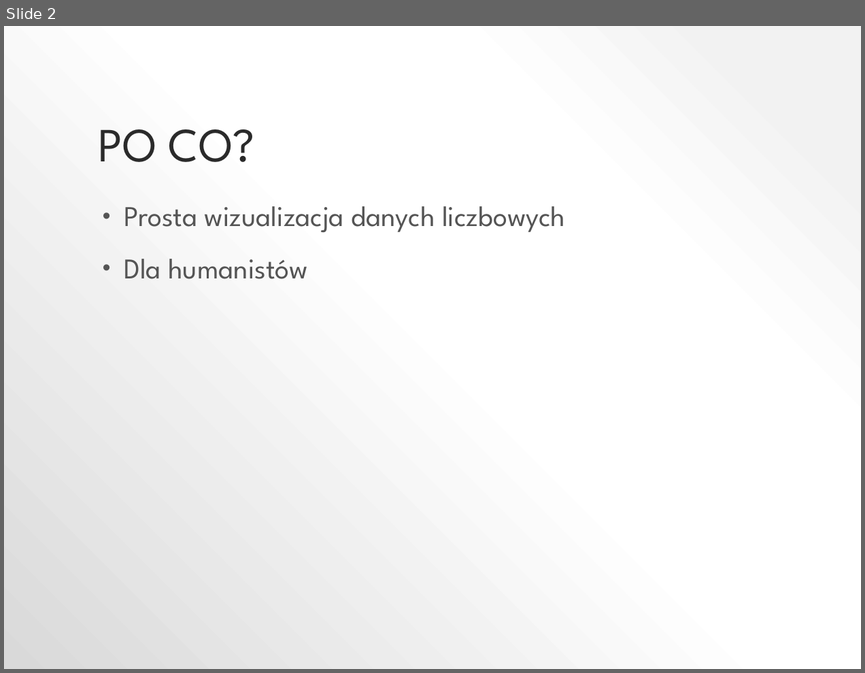
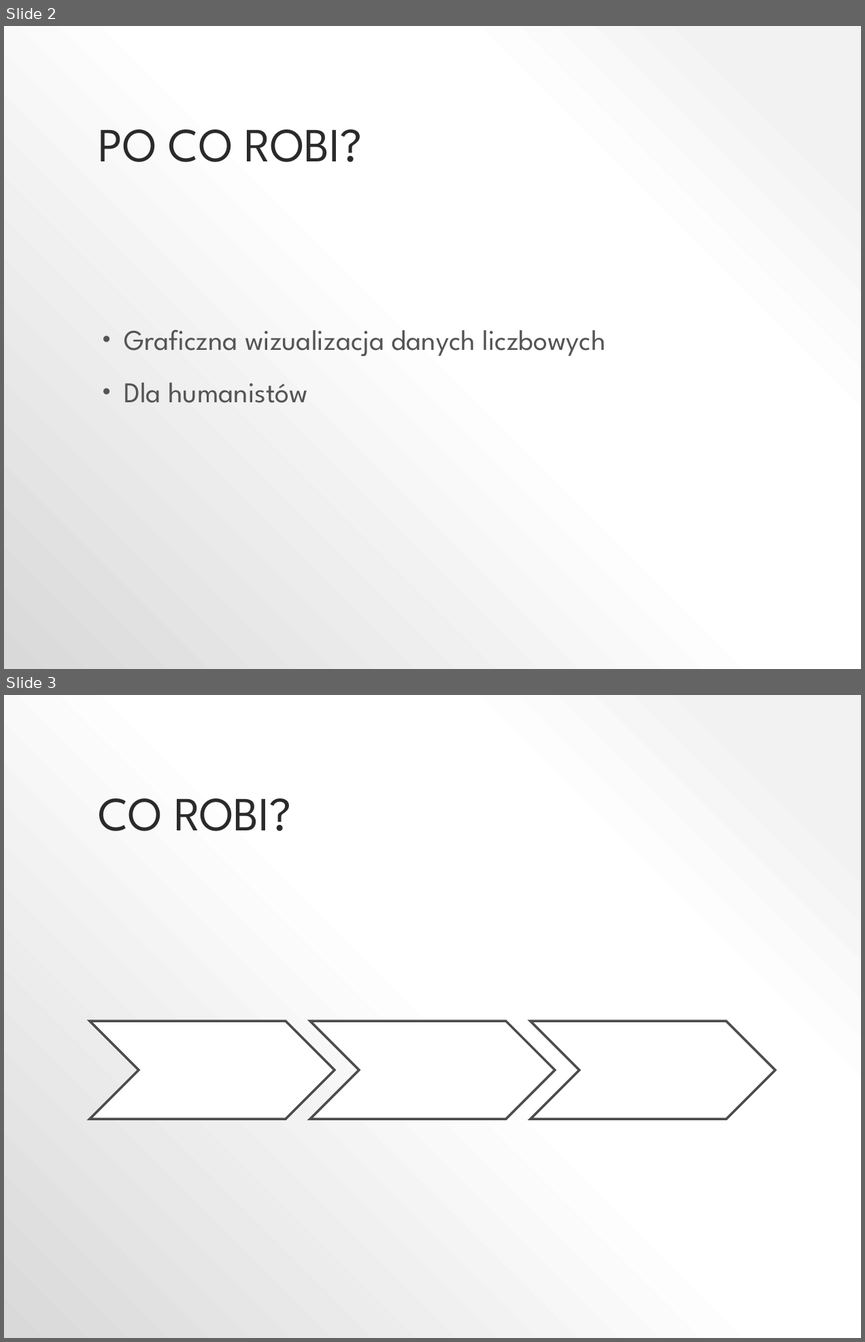
Before and after one commit to Adrian94F/DataDraw, a slide deck: DataDraw.pptx. Shown one above the other, each under a label of ours: slide 2 before the commit, slides 2 and 3 after it. The pictures are 865x673 and 865x1342 pixels, drawn with LibreOffice and Linux fonts; fonts in the diff are those of the drawing. Boxes give left, top, right and bottom in pixels: in the first picture for what was removed or moved away, otherwise in the second. Text is boxed around its words. In the diff, an @@ line names an element or a change of style, - is before the commit and + after.

```diff
--- a/DataDraw.pptx
+++ b/DataDraw.pptx
@@ slide 3 added at (4,695,861,1338), background gradient #F2F2F2 to #FFFFFF to #D9D9D9 @@
@@ title added at (98,798,292,831), 40 pt, text #2A2A2A @@
+CO ROBI?
@@ chevron added at (90,1021,334,1118), fill #FFFFFF, outline #4C4C4C 2 pt @@
@@ chevron added at (310,1021,555,1118), fill #FFFFFF, outline #4C4C4C 2 pt @@
@@ chevron added at (530,1021,775,1118), fill #FFFFFF, outline #4C4C4C 2 pt @@
@@ slide 2 changed as well @@
@@ title at (98,129,362,162): text changed @@
-PO CO?
+PO CO ROBI?
@@ text "Graficzna wizualizacja danych liczbowych" at (124,329,605,403): vertical alignment top to middle @@
@@ text at (124,329,605,356): text changed @@
-• Prosta wizualizacja danych liczbowych
+• Graficzna wizualizacja danych liczbowych
```
Also in this commit, not shown: 1 other slide changed, 2 other slides added, 2 slides removed.
